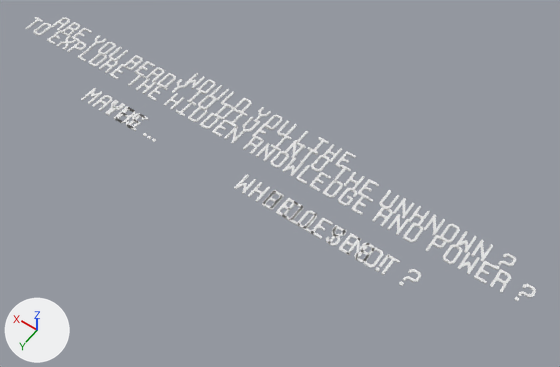
An edit to the glTF model resources/question01.glb, drawn before and after from the same camera.
Camera for both pictures: a camera (50 mm lens) standing at (-54.7, 67.3, 3064.1) and looking at (-8.8, 3.0, 2963.1). The lights are fixed; the arrows at lower left show +X, +Y and +Z. Where no turn or scale is listed for an object, it has been applied to the vertices.

Names of what the first picture shows: 'question02_answer03', 'question02_answer04', 'question02_answer06', 'question02_question1', 'question02_question2'.
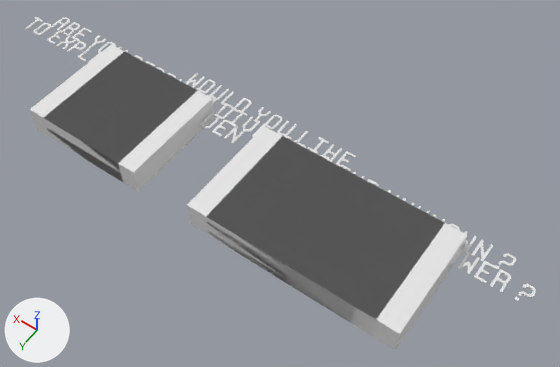
Edits to the bpy script that builds the scene:
```text
Add me_box1_003:
    me_box1_003.from_pydata(...)  # a box spanning x -0.5..0.5, y -0.5..0.5, z -0.5..0.5
Add me_box1_002:
    me_box1_002 = me_box1_003.copy(); me_box1_002.name = 'box1.002'
Add me_box1_001:
    me_box1_001 = me_box1_003.copy(); me_box1_001.name = 'box1.001'
Add me_box1:
    me_box1 = me_box1_003.copy(); me_box1.name = 'box1'
Change ob_question02_answer03_bbox:
    ob_question02_answer03_bbox: bpy.data.objects.new('question02_answer03_bbox', None) -> bpy.data.objects.new('question02_answer03_bbox', me_box1)
Change ob_question02_answer04_bbox:
    ob_question02_answer04_bbox: bpy.data.objects.new('question02_answer04_bbox', None) -> bpy.data.objects.new('question02_answer04_bbox', me_box1_001)
Change ob_question02_answer06_bbox:
    ob_question02_answer06_bbox: bpy.data.objects.new('question02_answer06_bbox', None) -> bpy.data.objects.new('question02_answer06_bbox', me_box1_002)
Change ob_question02_answer05_bbox:
    ob_question02_answer05_bbox: bpy.data.objects.new('question02_answer05_bbox', None) -> bpy.data.objects.new('question02_answer05_bbox', me_box1_003)
```

Changed parts and their boxes (x1, y1, x2, y2) in the pictures (560 x 367 px):
'question02_answer06_bbox', now drawn: after (187, 126, 467, 350)
'question02_answer05_bbox', now drawn: after (30, 44, 214, 191)
'question02_answer04_bbox', now drawn: after (206, 136, 444, 336)
'question02_answer03_bbox', now drawn: after (43, 51, 197, 182)
'question02_answer06', unchanged, covered by the edit: before (234, 174, 421, 286)
